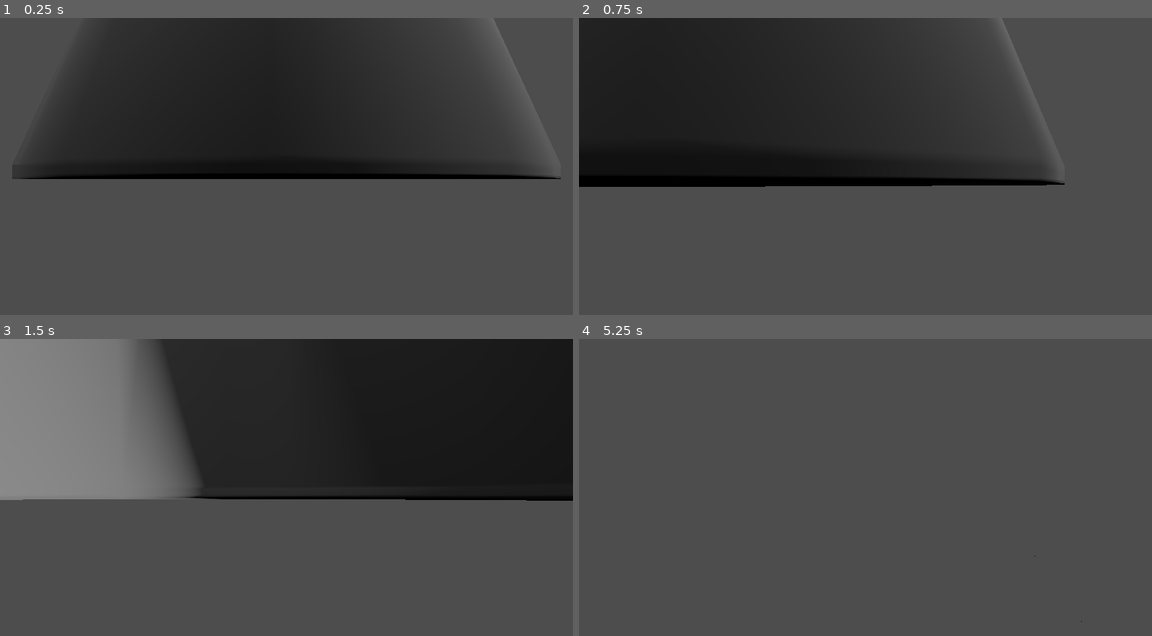
Above: before the commit, frames 1-4 (two rows, left to right).
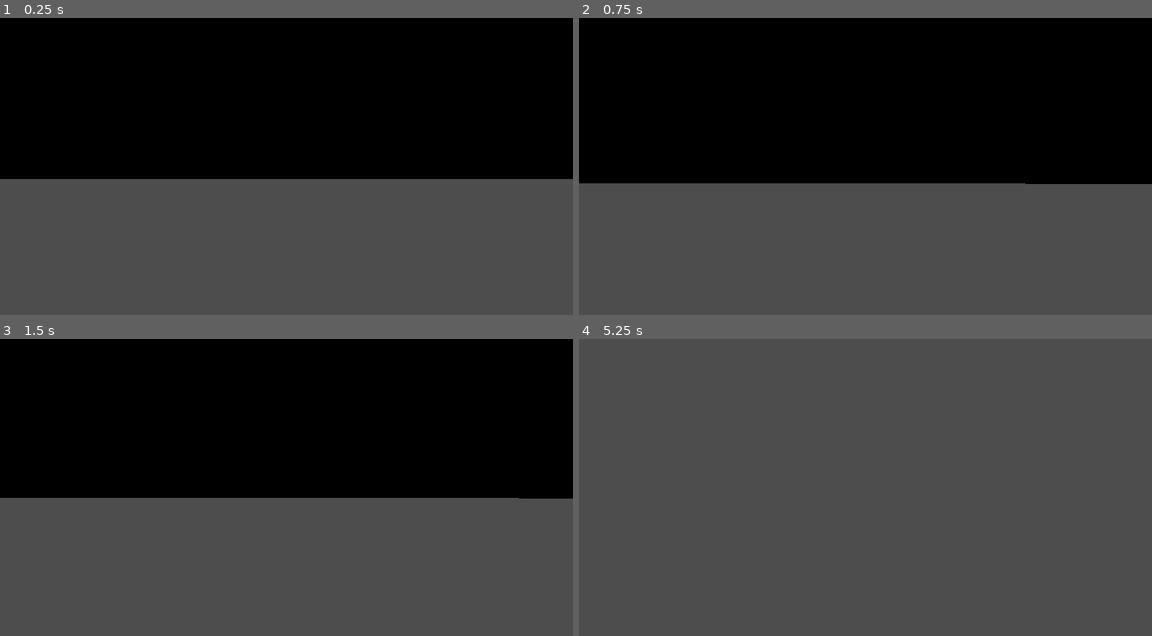
Above: after the commit, the same moments.

Repository: Chustrup/Raymarching---Godot
Game: Godot game, scene res://Scenes/node_3d.tscn
The game is run twice, just before and just after one commit, with the same random seed, the same clock (stepped at 60 frames per second) and the same inputs.
Inputs (mouse positions are in pixels of both pictures, inside the frame that each line leads up to):
- Up to frame 1 (0.25 s): no input
- Up to frame 2 (0.75 s): tap Enter at 0.5 s; move the mouse to (894, 178) at 0.52 s; hold W (up) from 0.53 s (still down)
- Up to frame 3 (1.5 s): keep holding W (up); move the mouse to (257, 502) at 1.27 s
- Up to frame 4 (5.25 s): keep holding W (up); move the mouse to (876, 493) at 2.02 s; move the mouse to (859, 505) at 2.77 s; tap Space at 3.5, 5 s; move the mouse to (905, 505) at 3.52 s; tap Enter at 4.25 s; move the mouse to (819, 496) at 4.27 s; move the mouse to (871, 499) at 5.02 s

The runs differ from the first frame. In frame 1, 51% of the frame differs, in the area x 0-100%, y 0-55%; in frame 2, 50%; in frame 3, 46%; in frame 4, less than 0.1%.
Error before the commit: Invalid access to property or key 'child_entered_tree' on a base object of type 'null instance'. (res://Scripts/Raymarcher_Manager.gd:12)
Error after the commit: Invalid access to property or key 'child_entered_tree' on a base object of type 'null instance'. (res://Scripts/Raymarcher_Manager.gd:14)

Commit message:
Added depth test to raymarching shader

Diff:
--- /dev/null
+++ b/Assets/lavalamp.tscn
@@ -0,0 +1,5 @@
+[gd_scene load_steps=2 format=3 uid="uid://cdaxvxlkjchnr"]
+
+[ext_resource type="PackedScene" uid="uid://doy5ykfbflrgb" path="res://Assets/untitled.dae" id="1_s7hqg"]
+
+[node name="untitled" instance=ExtResource("1_s7hqg")]
--- a/Raymarcher.gdshader
+++ b/Raymarcher.gdshader
@@ -1,4 +1,6 @@
 shader_type spatial;
+
+render_mode unshaded, fog_disabled;
 
 uniform int shapeCount = 10;
 uniform int lightsCount = 10;
@@ -40,11 +42,12 @@
 varying mat4 _CAMERA_MATRIX;
 varying mat4 _INVERSE_PROJECTION;
 
+uniform sampler2D depth_texture : hint_depth_texture;
+
+
 struct Light {
 	vec3 pos;
 };
-
-
 
 void vertex() {
 
@@ -197,7 +200,7 @@
 
 }
 
-float get_light(vec3 pos, Light light) {
+float get_light(vec3 pos) {
 	float intensity = 0.0;
 
 	for (int i = 0; i < lightsCount; i++) {
@@ -206,23 +209,32 @@
 
 		vec3 toLight = currLight - pos;
 		vec3 normal = get_normal(pos);
-		intensity += max(dot(normal, normalize(toLight)), 0.0);
-	}
-
-	//intensity = min(intensity, 1.0);
+		float dist = length(toLight);
+		intensity += dot(normal, normalize(toLight));
+	}
+
+	intensity = clamp(intensity, 0.0, 1.0);
 
 	return intensity;
 }
 
-float get_shadow(vec3 pos, Light light) {
-	vec3 toLight = light.pos - pos;
-	vec3 dir = normalize(toLight);
-	vec4 march_result = RayMarch(pos, dir);
-	float march = march_result.w;
-
-	float result = float(march * march > dot(toLight, toLight));
-	result *= shadow_intensity;
-	return result;
+float get_shadow(vec3 pos) {
+
+
+	float totalResult = 0.0;
+
+	for (int i = 0; i < lightsCount; i++) {
+
+		Light light = create_light(lights[i]);
+
+		vec3 toLight = light.pos - pos;
+		vec3 dir = normalize(toLight);
+		vec4 march_result = RayMarch(pos, dir);
+		float march = march_result.w;
+		totalResult = max(float(march * march > dot(toLight, toLight)), totalResult);
+	}
+
+	return totalResult * shadow_intensity;
 }
 
 
@@ -233,7 +245,13 @@
 
 	uv = (uv * 2.0) - 1.0;
 
-	vec3 rd4 = (_INVERSE_PROJECTION * vec4(uv, .0, 1.0)).xyz;
+	float depth = texture(depth_texture, SCREEN_UV).x;
+
+	vec3 ndc = vec3(uv, depth);
+	vec4 view = _INVERSE_PROJECTION *  vec4(ndc, 1.0);
+	view.xyz /= view.w;
+	float linear_depth = -view.z / 4000.0;
+	vec3 rd4 = view.xyz;
 	rd4 = (_CAMERA_MATRIX * vec4(rd4, 0)).xyz;
 	rd4 = normalize(rd4);
 
@@ -241,28 +259,28 @@
 	vec3 rd = rd4;
 	vec4 march_result = RayMarch(ro, rd);
 	float dist_marched = march_result.w;
-	if (dist_marched > max_dist) {
+	float march_percent = dist_marched / 4000.0;
+
+	if (dist_marched > max_dist || march_percent > linear_depth) {
 		discard;
 	}
 
 	vec3 rayPos = ro + rd * dist_marched;
 
-	Light light = create_light(vec3(0.0, 0.0, 10.0));
 
 	vec3 col = march_result.xyz;
 
-	vec3 normal = get_normal(rayPos);
-
 	if (lightning) {
-		float light = get_light(rayPos, light);
+		float light = max(get_light(rayPos), 0.05);
 		col *= light;
 	}
 
 	if (shadows) {
-		float shadow = get_shadow(rayPos - rd * 0.005, light);
-		col = col * shadow;
-	}
-	ALBEDO.xyz = col;
+		float shadow = get_shadow(rayPos - rd * 0.005);
+		col *= shadow;
+	}
+
+	ALBEDO.xyz = vec3(col);
 
 	//ALBEDO.xyz = mix((vec3(19, 0, 90)) / 255.0, vec3(3, 201, 136) / 255.0, col.x);
 
--- /dev/null
+++ b/Scenes/depth-visualization.gdshader
@@ -0,0 +1,28 @@
+shader_type spatial;
+
+render_mode unshaded, fog_disabled;
+
+uniform sampler2D screen_texture : hint_screen_texture, repeat_disable, filter_nearest;
+
+uniform sampler2D depth_texture: hint_depth_texture;
+
+void vertex() {
+	POSITION = vec4(VERTEX.xy, 1.0, 1.0);
+}
+
+float map(float value, float min1, float max1, float min2, float max2) {
+  return min2 + (value - min1) * (max2 - min2) / (max1 - min1);
+}
+
+void fragment() {
+	vec2 uv = SCREEN_UV * 2.0 - 1.0;
+	float depth = texture(depth_texture, SCREEN_UV).x;
+	vec3 ndc =  vec3(SCREEN_UV * 2.0 - 1.0, depth);
+
+	vec4 view = INV_PROJECTION_MATRIX * vec4(ndc, 1.0);
+	view.xyz /= view.w;
+	float linear_depth = -view.z;
+
+	ALBEDO.xyz = vec3(linear_depth / 2.0);
+
+}
--- a/Scenes/depth-visualization.tscn
+++ b/Scenes/depth-visualization.tscn
@@ -1,28 +1,28 @@
 [gd_scene load_steps=11 format=3 uid="uid://cll8b2q24o0v2"]
 
 [ext_resource type="Script" path="res://Scripts/FPSCamera.gd" id="1_56758"]
-[ext_resource type="Shader" path="res://Raymarcher.gdshader" id="2_a5uyl"]
+[ext_resource type="Shader" path="res://Raymarcher.gdshader" id="2_o5ld0"]
 [ext_resource type="Script" path="res://Scripts/Raymarcher_Manager.gd" id="3_23ifp"]
 [ext_resource type="Script" path="res://Scripts/Shape.gd" id="4_7gn8h"]
 
 [sub_resource type="ShaderMaterial" id="ShaderMaterial_foyda"]
 render_priority = 0
-shader = ExtResource("2_a5uyl")
+shader = ExtResource("2_o5ld0")
 shader_parameter/shapeCount = 2
-shader_parameter/lightsCount = 5
-shader_parameter/widths = [0.35544, 0.459973]
-shader_parameter/heights = [0.35544, 0.459973]
-shader_parameter/depths = [0.35544, 0.531688]
-shader_parameter/types = [0, 1]
-shader_parameter/matrices = [Transform3D(1, 0, 0, 0, 1, 0, 0, 0, 1, 0.392499, -1.2332, 1.39789), Transform3D(0.826024, -1.57732e-08, -0.624445, 0.32035, 0.88814, 0.423764, 0.476708, -0.472828, 0.630595, -0.352014, -2.16264, -1.08726)]
+shader_parameter/lightsCount = 3
+shader_parameter/widths = [0.459973, 0.35544]
+shader_parameter/heights = [0.459973, 0.35544]
+shader_parameter/depths = [0.531688, 0.35544]
+shader_parameter/types = [1, 0]
+shader_parameter/matrices = [Transform3D(1, 0, 0, 0, 1, 0, 0, 0, 1, -1.52401, -1.18916, -1.47202), Transform3D(1, 0, 0, 0, 1, 0, 0, 0, 1, 0.392499, -1.2332, 0.469251)]
 shader_parameter/minInfluences = [0.001, 0.001]
-shader_parameter/colors = [Color(1.58831e-06, 0.853326, 0.267508, 1), Color(1.58831e-06, 0.853326, 0.267508, 1)]
-shader_parameter/lights = [Vector3(-2.51484, 0.180535, 0.767213), Vector3(3.07907, 0.713451, 0.767213), Vector3(-0.0308867, 3.5739, 0.767213), Vector3(-0.0308867, -0.28181, 4.20284), Vector3(-0.0308867, -0.28181, -6.70855)]
-shader_parameter/max_dist = 100.0
-shader_parameter/max_steps = 100
+shader_parameter/colors = [Color(0.137255, 1, 0, 1), Color(1.58831e-06, 0.853326, 0.267508, 1)]
+shader_parameter/lights = [Vector3(0.197124, 2.66673, -2.46539), Vector3(-3.00741, 0.489495, 3.72185), Vector3(3.70155, 2.01648, 0.536891)]
+shader_parameter/max_dist = 100.35
+shader_parameter/max_steps = 190
 shader_parameter/lightning = true
 shader_parameter/shadows = false
-shader_parameter/shadow_intensity = 0.1
+shader_parameter/shadow_intensity = 1.0
 shader_parameter/shadow_color = null
 shader_parameter/light_intensity = 0.1
 shader_parameter/light_color = null
@@ -62,6 +62,7 @@
 script = ExtResource("1_56758")
 
 [node name="MeshInstance3D" type="MeshInstance3D" parent="Camera3D"]
+transform = Transform3D(6.48396, 0, 0, 0, 4.30112, 0, 0, 0, 9.46117, 0.00180066, 0.00188899, 2.22133)
 cast_shadow = 0
 extra_cull_margin = 12444.2
 mesh = SubResource("QuadMesh_a1v1s")
@@ -79,12 +80,12 @@
 skeleton = NodePath("../MeshInstance3D")
 
 [node name="MeshInstance3D4" type="MeshInstance3D" parent="."]
-transform = Transform3D(0.460956, -0.224922, 0.158509, -0.0729168, 0.20866, 0.488752, -0.259011, -0.45903, 0.144502, 0.575478, 1.0169, -1.84889)
+transform = Transform3D(0.860566, -0.41991, 0.295923, -0.136129, 0.389551, 0.912459, -0.483552, -0.85697, 0.269773, 0.575478, 1.0169, -1.84889)
 mesh = SubResource("SphereMesh_ghm8t")
 skeleton = NodePath("../MeshInstance3D")
 
 [node name="MeshInstance3D5" type="MeshInstance3D" parent="."]
-transform = Transform3D(0.460956, -0.224922, 0.158509, -0.0729168, 0.20866, 0.488752, -0.259011, -0.45903, 0.144502, -1.30846, 0.759771, -1.06635)
+transform = Transform3D(0.460956, -0.224922, 0.158509, -0.0729168, 0.20866, 0.488752, -0.259011, -0.45903, 0.144502, -1.44014, 0.880763, -0.928585)
 mesh = SubResource("SphereMesh_ghm8t")
 skeleton = NodePath("../MeshInstance3D")
 
@@ -93,34 +94,26 @@
 mesh = SubResource("BoxMesh_0b0f1")
 
 [node name="Shape" type="Node3D" parent="."]
-transform = Transform3D(0.35544, 0, 0, 0, 0.35544, 0, 0, 0, 0.35544, -0.392499, 1.2332, -1.39789)
+transform = Transform3D(0.35544, 0, 0, 0, 0.35544, 0, 0, 0, 0.35544, -0.392499, 1.2332, -0.469251)
 script = ExtResource("4_7gn8h")
 min_influence = 0.001
 color = Color(1.58831e-06, 0.853326, 0.267508, 1)
 
 [node name="Shape2" type="Node3D" parent="."]
-transform = Transform3D(0.366925, 0.142385, 0.275164, 0, 0.394749, -0.272924, -0.277383, 0.188349, 0.363991, 1.52893, 1.18751, 1.45877)
+transform = Transform3D(0.459973, 0, 0, 0, 0.459973, 0, 0, 0, 0.531688, 1.52401, 1.18916, 1.47202)
 script = ExtResource("4_7gn8h")
 type = 1
 min_influence = 0.001
-color = Color(1.58831e-06, 0.853326, 0.267508, 1)
-
-[node name="OmniLight3D" type="OmniLight3D" parent="."]
-transform = Transform3D(1, 0, 0, 0, 1, 0, 0, 0, 1, -2.51484, 0.180535, 0.767213)
-omni_range = 2.426
+color = Color(0.137255, 1, 0, 1)
 
 [node name="OmniLight3D2" type="OmniLight3D" parent="."]
-transform = Transform3D(1, 0, 0, 0, 1, 0, 0, 0, 1, 3.07907, 0.713451, 0.767213)
-omni_range = 2.426
+transform = Transform3D(1, 0, 0, 0, 1, 0, 0, 0, 1, 0.197124, 2.66673, -2.46539)
+
+[node name="OmniLight3D2" type="OmniLight3D" parent="OmniLight3D2"]
+transform = Transform3D(1, 0, 0, 0, 1, 0, 0, 0, 1, -3.19124, -1.24388, -2.66682)
 
 [node name="OmniLight3D3" type="OmniLight3D" parent="."]
-transform = Transform3D(1, 0, 0, 0, 1, 0, 0, 0, 1, -0.0308867, 3.5739, 0.767213)
-omni_range = 2.426
+transform = Transform3D(1, 0, 0, 0, 1, 0, 0, 0, 1, -3.00741, 0.489495, 3.72185)
 
 [node name="OmniLight3D4" type="OmniLight3D" parent="."]
-transform = Transform3D(1, 0, 0, 0, 1, 0, 0, 0, 1, -0.0308867, -0.28181, 4.20284)
-omni_range = 2.426
-
-[node name="OmniLight3D5" type="OmniLight3D" parent="."]
-transform = Transform3D(1, 0, 0, 0, 1, 0, 0, 0, 1, -0.0308867, -0.28181, -6.70855)
-omni_range = 2.426
+transform = Transform3D(1, 0, 0, 0, 1, 0, 0, 0, 1, 3.70155, 2.01648, 0.536891)
--- a/Scenes/node_3d.tscn
+++ b/Scenes/node_3d.tscn
@@ -10,15 +10,15 @@
 render_priority = 0
 shader = ExtResource("2_6r3xl")
 shader_parameter/shapeCount = 3
-shader_parameter/lightsCount = 5
+shader_parameter/lightsCount = 1
 shader_parameter/widths = [2.06723, 1.27644, 1.17616]
 shader_parameter/heights = [1.0, 1.27644, 1.17616]
 shader_parameter/depths = [1.0, 1.27644, 1.17616]
 shader_parameter/types = [1, 0, 0]
-shader_parameter/matrices = [Transform3D(1, 0, 0, 0, 1, 0, 0, 0, 1, -5.31179, -10.5562, -0.0453322), Transform3D(0.458186, -0.888856, 0, 0.888856, 0.458186, 0, 0, 0, 1, 8.1298, -0.249872, -1.49411), Transform3D(1, 0, 0, 0, 1, 0, 0, 0, 1, -1.62932, -12.4005, -0.0980499)]
+shader_parameter/matrices = [Transform3D(1, 0, 0, 0, 1, 0, 0, 0, 1, -10.8468, -10.5562, -0.0411151), Transform3D(0.458186, -0.888856, 0, 0.888856, 0.458186, 0, 0, 0, 1, 1.00855, -14.0647, -2.69687), Transform3D(1, 0, 0, 0, 1, 0, 0, 0, 1, -6.65765, -12.4005, -0.0938329)]
 shader_parameter/minInfluences = [0.001, 1.0, 0.806]
 shader_parameter/colors = [Color(0.641446, 0.831901, 0.976375, 1), Color(0.65098, 0.564706, 0.196078, 1), Color(0, 0.528933, 0.249637, 1)]
-shader_parameter/lights = [Vector3(2.31686, 12.6376, 4.47261), Vector3(2.28261, 11.9938, -9.85219), Vector3(2.28261, -0.131782, -2.84709), Vector3(8.37551, 8.69407, 1.23432), Vector3(-11.4798, 8.69407, 1.23432)]
+shader_parameter/lights = [Vector3(16.7241, 19.9795, 0)]
 shader_parameter/max_dist = 100.0
 shader_parameter/max_steps = 100
 shader_parameter/lightning = true
@@ -39,6 +39,7 @@
 size = Vector2(2, 2)
 
 [node name="Node3D" type="Node3D"]
+transform = Transform3D(1, 0, 0, 0, 1, 0, 0, 0, 1, -3.50708, -1.78977, 1.71016)
 
 [node name="Camera3D" type="Camera3D" parent="."]
 transform = Transform3D(1, 0, 0, 0, 1, 0, 0, 0, 1, 0, 0, 4.14104)
@@ -54,73 +55,26 @@
 script = ExtResource("4_3see7")
 
 [node name="Shape" type="Node3D" parent="."]
-transform = Transform3D(2.06723, 0, 0, 0, 1, 0, 0, 0, 1, 5.31179, 10.5562, 0.0453322)
+transform = Transform3D(2.06723, 0, 0, 0, 1, 0, 0, 0, 1, 10.8468, 10.5562, 0.0411151)
 script = ExtResource("5_wkhgb")
 type = 1
 min_influence = 0.001
 color = Color(0.641446, 0.831901, 0.976375, 1)
 
 [node name="Shape2" type="Node3D" parent="."]
-transform = Transform3D(0.584846, 1.13457, 0, -1.13457, 0.584846, 0, 0, 0, 1.27644, -3.50286, 7.34071, 1.49411)
+transform = Transform3D(0.584846, 1.13457, 0, -1.13457, 0.584846, 0, 0, 0, 1.27644, 12.0394, 7.34071, 2.69687)
 script = ExtResource("5_wkhgb")
 min_influence = 1.0
 color = Color(0.65098, 0.564706, 0.196078, 1)
 
 [node name="Shape3" type="Node3D" parent="."]
-transform = Transform3D(1.17616, 0, 0, 0, 1.17616, 0, 0, 0, 1.17616, 1.62932, 12.4005, 0.0980499)
+transform = Transform3D(1.17616, 0, 0, 0, 1.17616, 0, 0, 0, 1.17616, 6.65765, 12.4005, 0.0938329)
 script = ExtResource("5_wkhgb")
 min_influence = 0.806
 color = Color(0, 0.528933, 0.249637, 1)
 
-[node name="OmniLight3D6" type="OmniLight3D" parent="."]
-transform = Transform3D(0.524221, 0, 0, 0, 0.524221, 0, 0, 0, 0.524221, 2.31686, 12.6376, 4.47261)
-light_energy = 7.713
-light_indirect_energy = 2.408
-light_volumetric_fog_energy = 1.41
-light_size = 0.66
-light_specular = 4.3
-omni_range = 17.647
-omni_attenuation = 1.907
+[node name="lavalamp" parent="." instance=ExtResource("5_4twas")]
+transform = Transform3D(4.49432, 0, 0, 0, 4.49432, 0, 0, 0, 4.49432, 0, 0, 0.1)
 
-[node name="OmniLight3D9" type="OmniLight3D" parent="."]
-transform = Transform3D(0.524221, 0, 0, 0, 0.524221, 0, 0, 0, 0.524221, 2.28261, 11.9938, -9.85219)
-light_energy = 7.713
-light_indirect_energy = 2.408
-light_volumetric_fog_energy = 1.41
-light_size = 0.66
-light_specular = 4.3
-omni_range = 17.647
-omni_attenuation = 1.907
-
-[node name="OmniLight3D10" type="OmniLight3D" parent="."]
-transform = Transform3D(0.524221, 0, 0, 0, 0.524221, 0, 0, 0, 0.524221, 2.28261, -0.131782, -2.84709)
-light_energy = 7.713
-light_indirect_energy = 2.408
-light_volumetric_fog_energy = 1.41
-light_size = 0.66
-light_specular = 4.3
-omni_range = 17.647
-omni_attenuation = 1.907
-
-[node name="OmniLight3D7" type="OmniLight3D" parent="."]
-transform = Transform3D(0.524221, 0, 0, 0, 0.524221, 0, 0, 0, 0.524221, 8.37551, 8.69407, 1.23432)
-light_energy = 7.713
-light_indirect_energy = 2.408
-light_volumetric_fog_energy = 1.41
-light_size = 0.66
-light_specular = 4.3
-omni_range = 17.647
-omni_attenuation = 1.907
-
-[node name="OmniLight3D8" type="OmniLight3D" parent="."]
-transform = Transform3D(0.524221, 0, 0, 0, 0.524221, 0, 0, 0, 0.524221, -11.4798, 8.69407, 1.23432)
-light_energy = 7.713
-light_indirect_energy = 2.408
-light_volumetric_fog_energy = 1.41
-light_size = 0.66
-light_specular = 4.3
-omni_range = 17.647
-omni_attenuation = 1.907
-
-[node name="lavalamp" parent="." instance=ExtResource("5_4twas")]
-transform = Transform3D(2.33779, 0, 0, 0, 2.33779, 0, 0, 0, 2.33779, 0, 0, 0.1)
+[node name="OmniLight3D" type="OmniLight3D" parent="."]
+transform = Transform3D(1, 0, 0, 0, 1, 0, 0, 0, 1, 16.7241, 19.9795, 0)
--- a/Scripts/Raymarcher_Manager.gd
+++ b/Scripts/Raymarcher_Manager.gd
@@ -4,6 +4,8 @@
 var shader: ShaderMaterial
 var shape_nodes: Array[Shape] = []
 var light_nodes: Array[Light3D] = []
+
+var last_update_time: float = 0.0
 
 # Called when the node enters the scene tree for the first time.
 func _ready():
@@ -40,6 +42,8 @@
 
 func _process(delta):
 
+	var start_time = Time.get_ticks_msec()  # Tempo inicial em milissegundos
+
 	var widths = []
 	var heights = []
 	var depths = []
@@ -70,3 +74,7 @@
 
 	shader.set_shader_parameter("lights", light_nodes.map(func(light): return light.position))
 	shader.set_shader_parameter("lightsCount", len(light_nodes))
+
+	var end_time = Time.get_ticks_msec()  # Tempo final em milissegundos
+	last_update_time = end_time - start_time
+	print("Tempo de atualização: %sms" % last_update_time)
